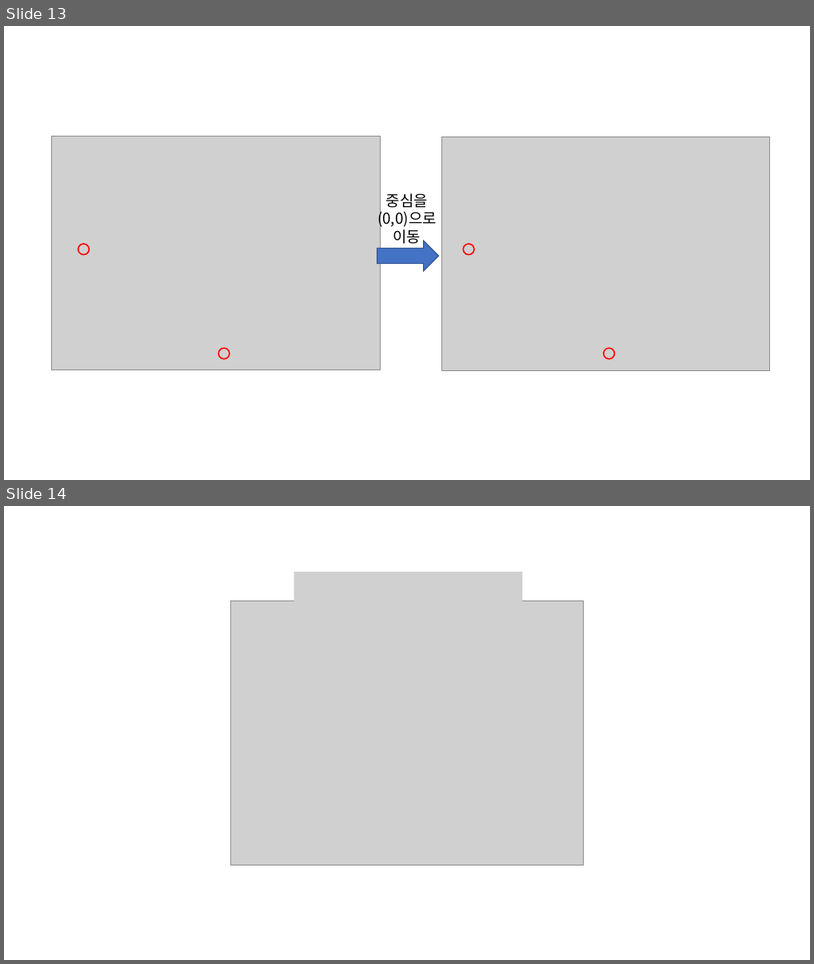
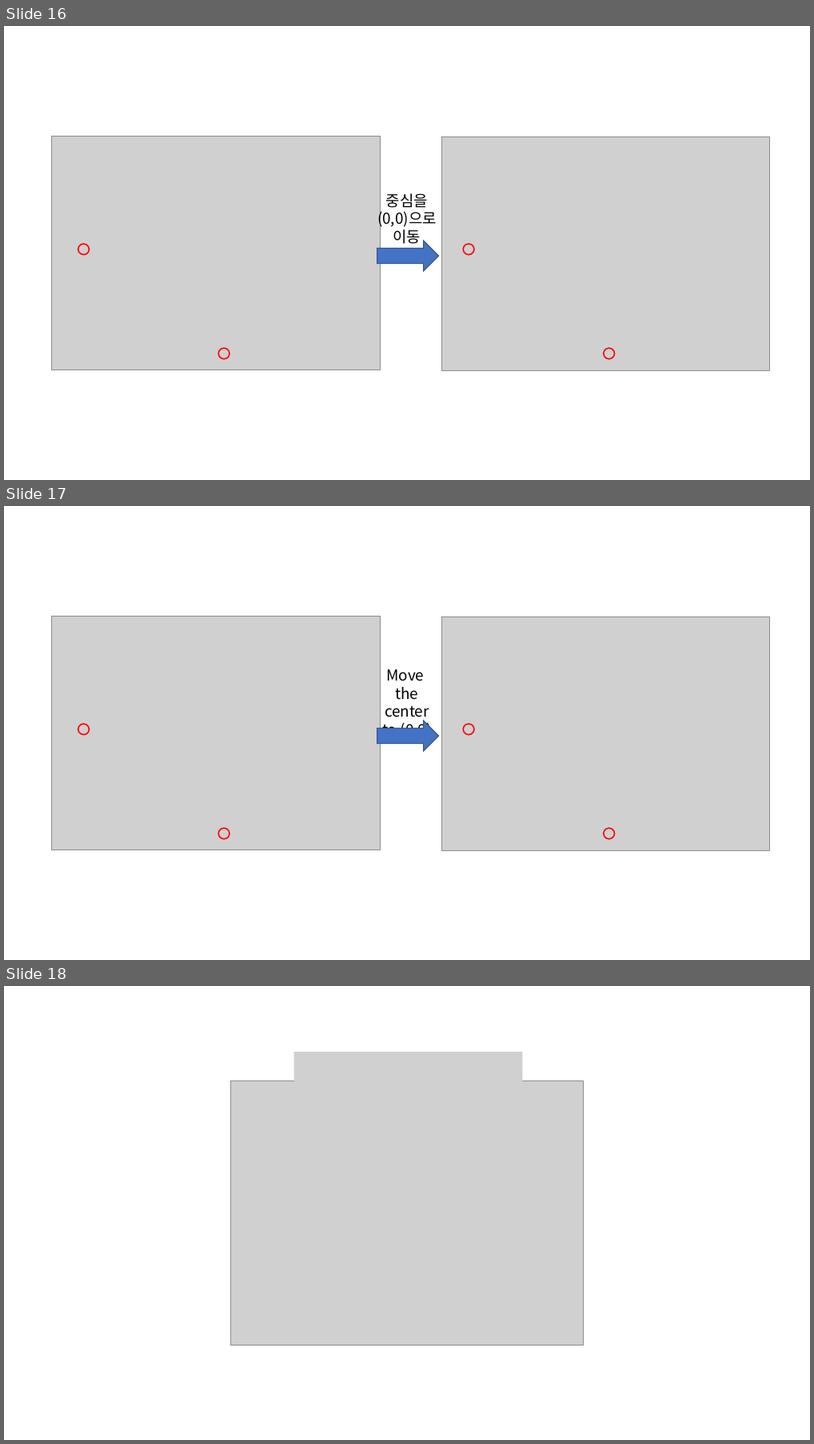
Before and after one commit to answeredbyablemind/answeredbyablemind.github.io, a slide deck: pics/2022-09-28-Mahalanobis_distance/pics.pptx. Shown one above the other, each under a label of ours: slides 13 and 14 before the commit, slides 16, 17 and 18 after it. The pictures are 814x964 and 814x1444 pixels, drawn with LibreOffice and Linux fonts; fonts in the diff are those of the drawing; grey boxes stand for pictures. Boxes give left, top, right and bottom in pixels: in the first picture for what was removed or moved away, otherwise in the second. Text is boxed around its words. In the diff, an @@ line names an element or a change of style, - is before the commit and + after.

```diff
--- a/pics/2022-09-28-Mahalanobis_distance/pics.pptx
+++ b/pics/2022-09-28-Mahalanobis_distance/pics.pptx
@@ slide 17 added at (x1=4, y1=506, x2=810, y2=960), background #FFFFFF @@
@@ picture added at (x1=51, y1=616, x2=380, y2=850) @@
@@ picture added at (x1=442, y1=617, x2=770, y2=851) @@
@@ text added at (x1=382, y1=669, x2=432, y2=728), 18 pt, text #000000 @@
+Move
+the center
+to (0,0)
@@ right arrow added at (x1=378, y1=720, x2=439, y2=751), fill #4472C4, outline #325491 1 pt @@
@@ ellipse added at (x1=78, y1=724, x2=90, y2=735), outline #FF0000 1.5 pt @@
@@ ellipse added at (x1=464, y1=724, x2=474, y2=735), outline #FF0000 1.5 pt @@
@@ picture added at (x1=283, y1=751, x2=358, y2=824) @@
@@ picture added at (x1=668, y1=751, x2=738, y2=824) @@
@@ ellipse added at (x1=218, y1=828, x2=230, y2=839), outline #FF0000 1.5 pt @@
@@ ellipse added at (x1=604, y1=828, x2=615, y2=839), outline #FF0000 1.5 pt @@
@@ what was slide 13 is now slide 16 @@
@@ what was slide 14 is now slide 18 @@
```
Also in this commit, not shown: 5 other slides added, 20 other files.
